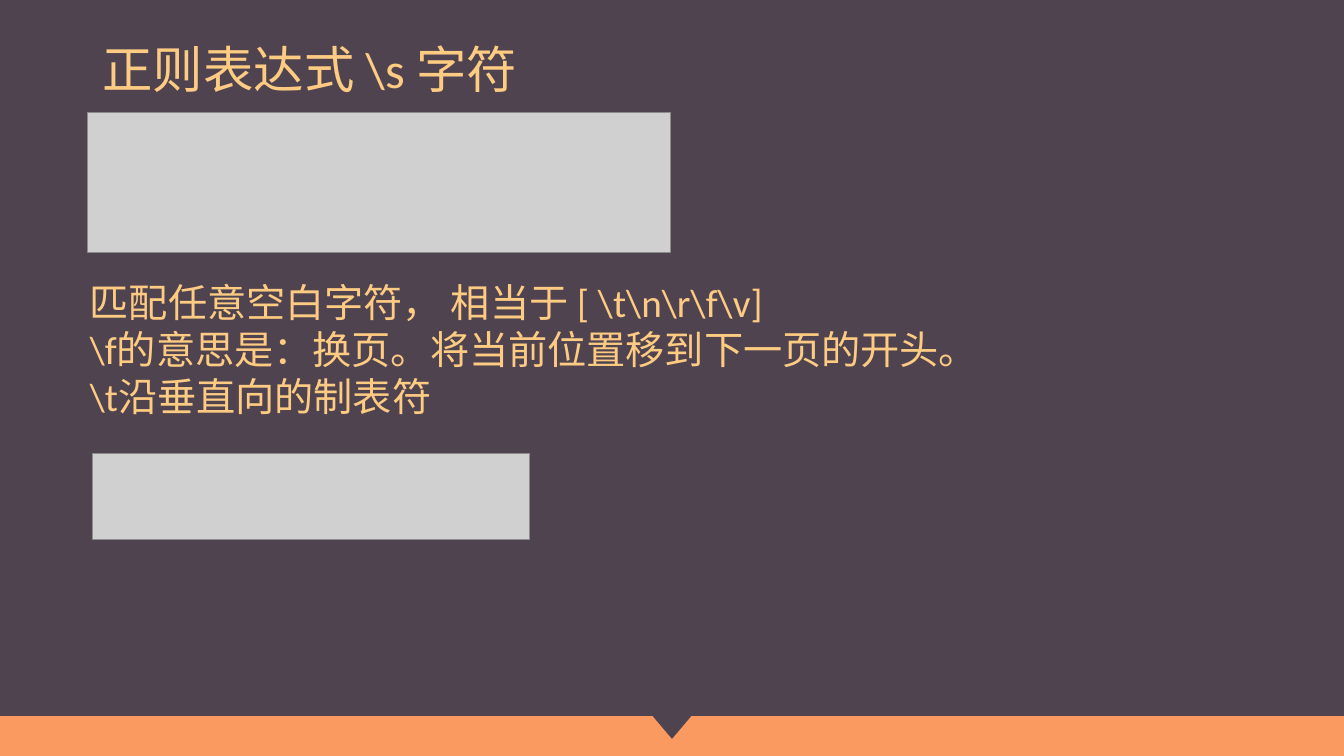
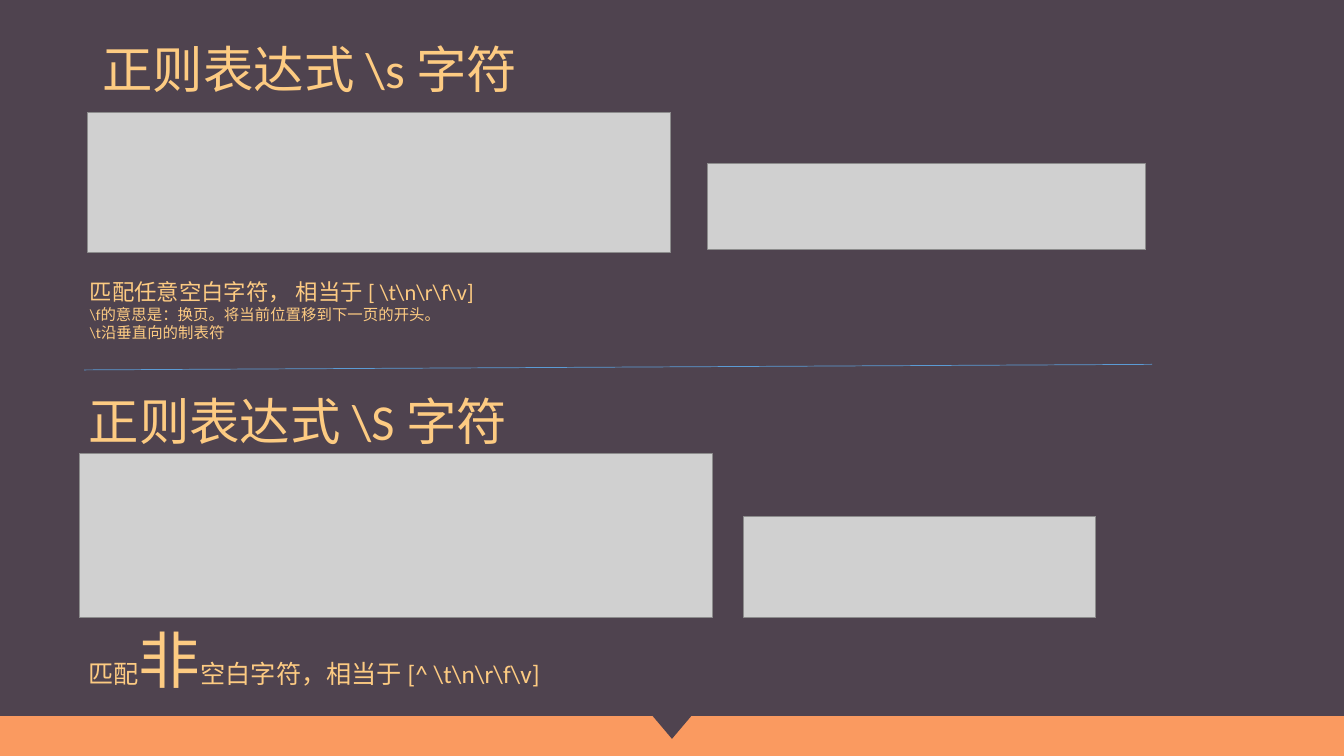
Before and after one commit to Wu-jiaming/-ppt, a slide deck: slide 19 of 正则表达式.pptx (slide 27 before the commit). Drawn at 1344x756 pixels with LibreOffice and Linux fonts; fonts in the diff are those of the drawing; grey boxes stand for pictures. Boxes give left, top, right and bottom in pixels: in the first picture for what was removed or moved away, otherwise in the second. Text is boxed around its words. In the diff, an @@ line names an element or a change of style, - is before the commit and + after.

```diff
--- a/正则表达式.pptx
+++ b/正则表达式.pptx
@@ picture: place and size @@
-picture at [92,454,529,539]
+picture at [708,164,1145,250]
@@ text "匹配任意空白字符， 相当于 [ \t\n\r\f\v]" at [90,281,474,340]: size 28 to 16 pt in "匹配任意空白字符， 相当于 [ \t\n\r\f\v]"; size 28 to 11 pt in "\f的意思是：换页。将当前位置移到下一页的开头。", "\t沿垂直向的制表符" @@
@@ line added from (84, 370) to (1152, 364), #5B9BD5 0.5 pt @@
@@ text added at [89,397,507,444], 36 pt, text #FDCB82 @@
+正则表达式 \S 字符
@@ picture added at [79,454,712,617] @@
@@ picture added at [744,516,1096,618] @@
@@ text added at [139,631,540,688], 18 pt, text #FDCB82 @@
+匹配非空白字符，相当于 [^ \t\n\r\f\v]
```
Also in this commit, not shown: 15 other slides changed, 7 slides added, 6 slides removed.
